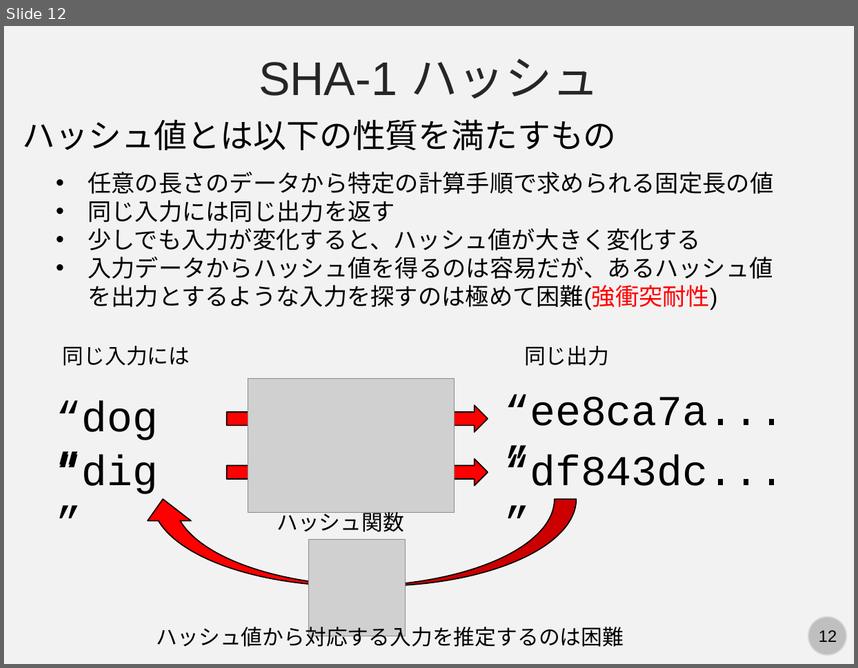
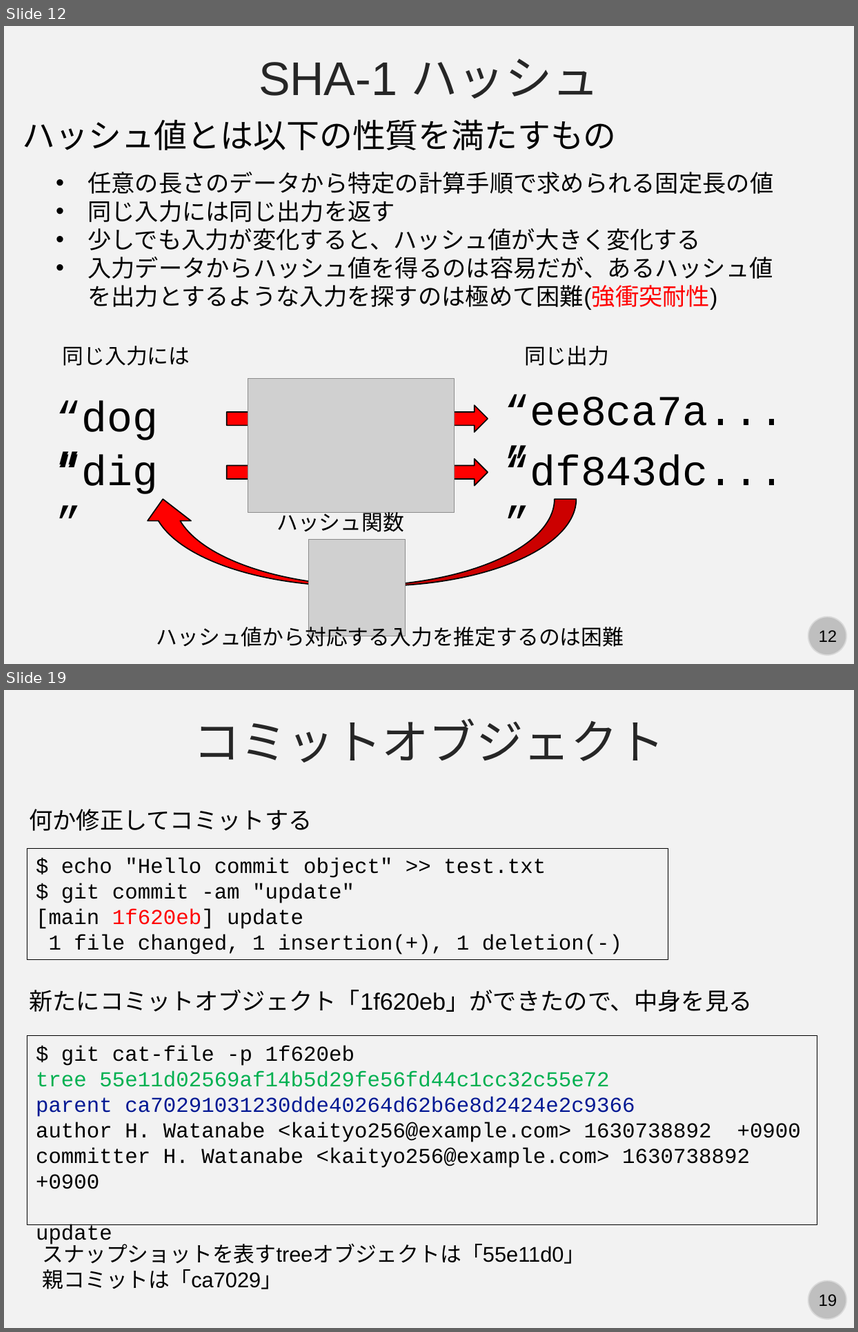
Before and after one commit to kaityo256/github, a slide deck: internals/fig/slide.pptx. Shown one above the other, each under a label of ours: slide 12 before the commit, slides 12 and 19 after it; the slides between them are not shown. The pictures are 858x668 and 858x1332 pixels, drawn with LibreOffice and Linux fonts; fonts in the diff are those of the drawing; grey boxes stand for pictures. Boxes give left, top, right and bottom in pixels: in the first picture for what was removed or moved away, otherwise in the second. Text is boxed around its words. In the diff, an @@ line names an element or a change of style, - is before the commit and + after.

Commit message:
Gitの中身のスライド完成

```diff
--- a/internals/fig/slide.pptx
+++ b/internals/fig/slide.pptx
@@ slide 19 added at [4, 690, 854, 1328], background #F2F2F2; not listed: 2 template elements that a slide beside it also shows @@
@@ text added at [193, 718, 665, 762], 40 pt, text #262626 @@
+コミットオブジェクト
@@ text added at [29, 809, 312, 831], 20 pt, text #000000 @@
+何か修正してコミットする
@@ rectangle added at [27, 848, 668, 960], outline #000000 0.75 pt, 18 pt, text #000000 @@
+$ echo "Hello commit object" >> test.txt
+$ git commit -am "update"
+[main 1f620eb] update
+1 file changed, 1 insertion(+), 1 deletion(-)
@@ text added at [29, 989, 752, 1012], 20 pt, text #000000 @@
+新たにコミットオブジェクト「1f620eb」ができたので、中身を見る
@@ rectangle added at [27, 1035, 818, 1224], outline #000000 0.75 pt, 18 pt, text #000000 @@
+$ git cat-file -p 1f620eb
+tree 55e11d02569af14b5d29fe56fd44c1cc32c55e72
+parent ca70291031230dde40264d62b6e8d2424e2c9366
+author H. Watanabe <kaityo256@example.com> 1630738892 +0900
+committer H. Watanabe <kaityo256@example.com> 1630738892 +0900
+update
@@ text added at [43, 1240, 586, 1289], 18 pt, text #000000 @@
+スナップショットを表すtreeオブジェクトは「55e11d0」
+親コミットは「ca7029」
```
Also in this commit, not shown: 1 slide changed, 23 other slides added, 4 other files.
